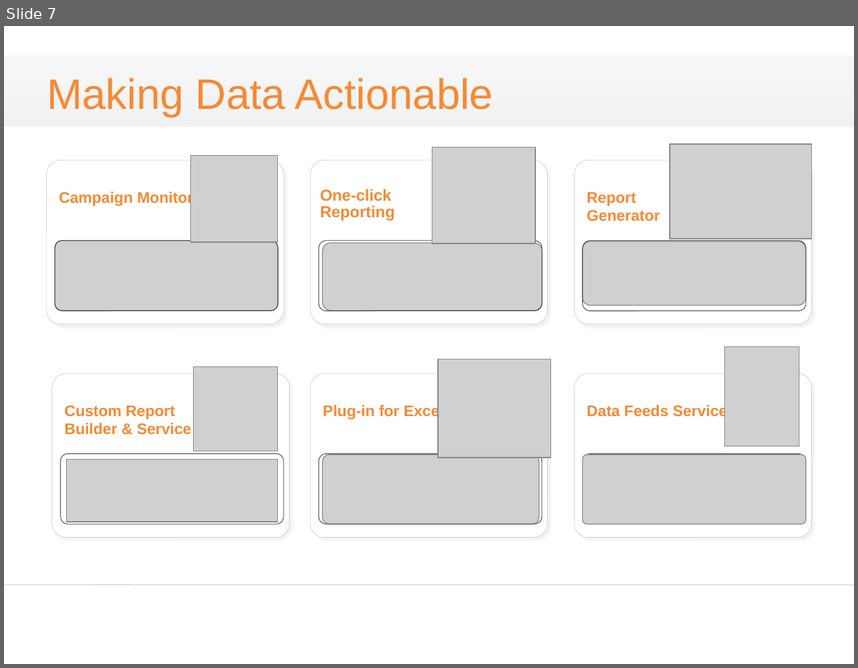
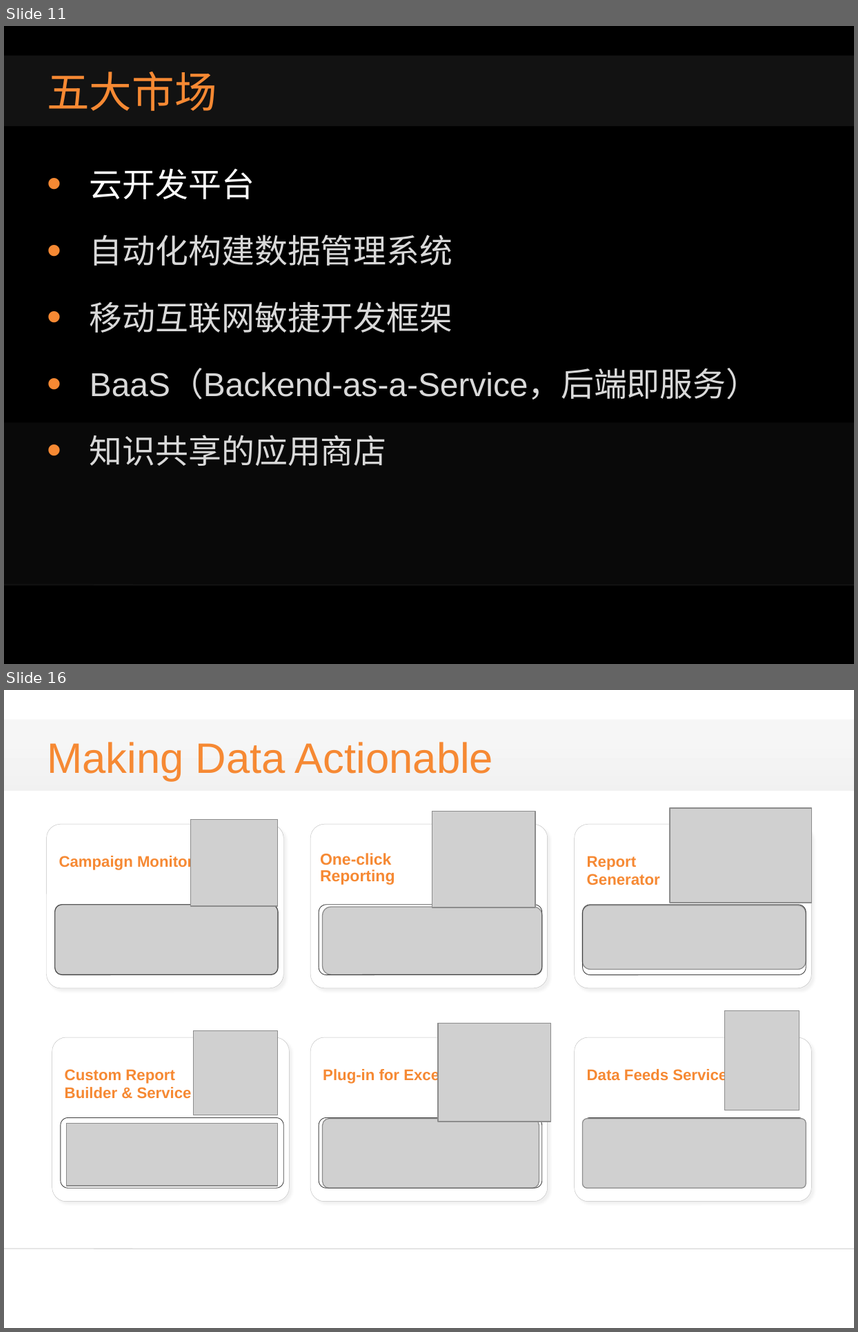
Before and after one commit to alucard263096/BP, a slide deck: bp3.pptx. Shown one above the other, each under a label of ours: slide 7 before the commit, slides 11 and 16 after it; the slides between them are not shown. The pictures are 858x668 and 858x1332 pixels, drawn with LibreOffice and Linux fonts; fonts in the diff are those of the drawing; grey boxes stand for pictures; background and template pictures are left out. Boxes give left, top, right and bottom in pixels: in the first picture for what was removed or moved away, otherwise in the second. Text is boxed around its words. In the diff, an @@ line names an element or a change of style, - is before the commit and + after.

```diff
--- a/bp3.pptx
+++ b/bp3.pptx
@@ slide 11 added at bbox=[4, 26, 854, 664], background #FFFFFF @@
@@ rectangle added at bbox=[4, 26, 854, 664], fill #000000 @@
@@ rectangle added at bbox=[4, 56, 854, 126], fill #FFFFFF at 7% opacity @@
@@ title added at bbox=[47, 72, 217, 111], 36 pt, text #F68933 @@
+五大市场
@@ text added at bbox=[90, 168, 759, 466], 28 pt, text #D9D9D9 @@
+• 云开发平台
+• 自动化构建数据管理系统
+• 移动互联网敏捷开发框架
+• BaaS（Backend-as-a-Service，后端即服务）
+• 知识共享的应用商店
@@ rectangle added at bbox=[4, 423, 854, 586], fill #FFFFFF at 3% opacity @@
@@ line added from (4, 584) to (854, 584), #0D0D0D 0.75 pt @@
@@ what was slide 7 is now slide 16 @@
```
Also in this commit, not shown: 12 slides changed, 9 other slides added, 2 slides removed.
